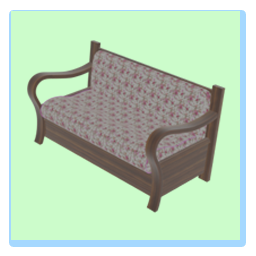
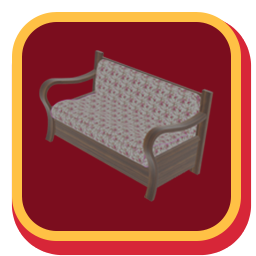
Layered file, before and after one edit (256x256). Changes by layer:
painted on "Layer 2" over [27, 40, 226, 213]
removed layer "Rectangle 1" over [11, 11, 240, 240]
added layer "Rounded Rectangle 2" above "Layer 1" over [12, 12, 241, 241]
